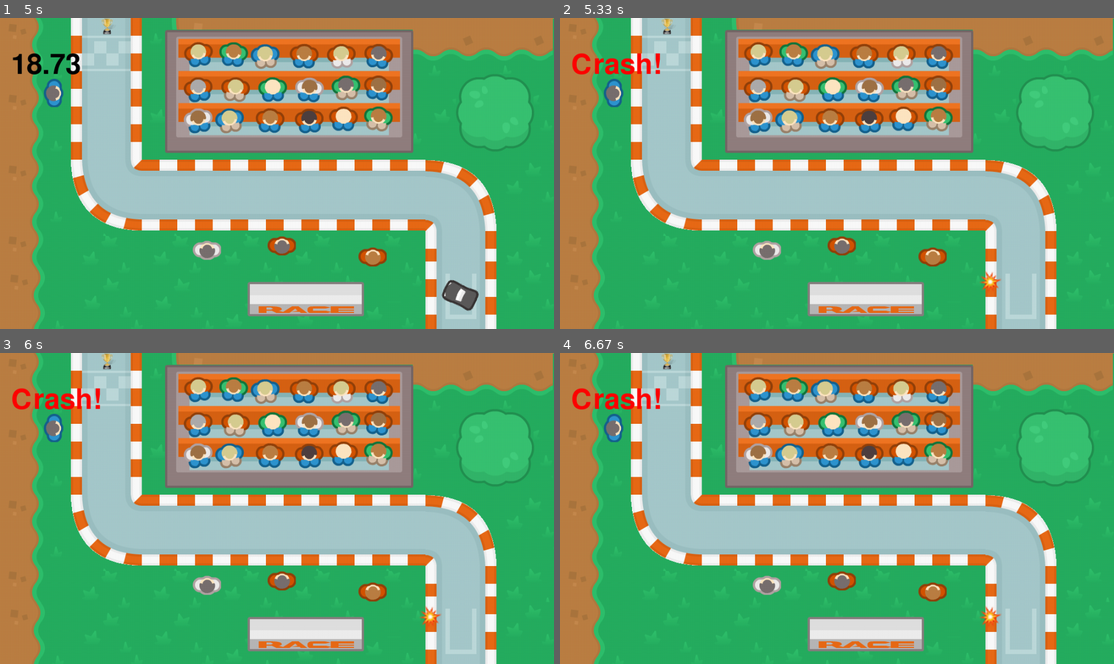
Above: before the commit, frames 1-4 (two rows, left to right).
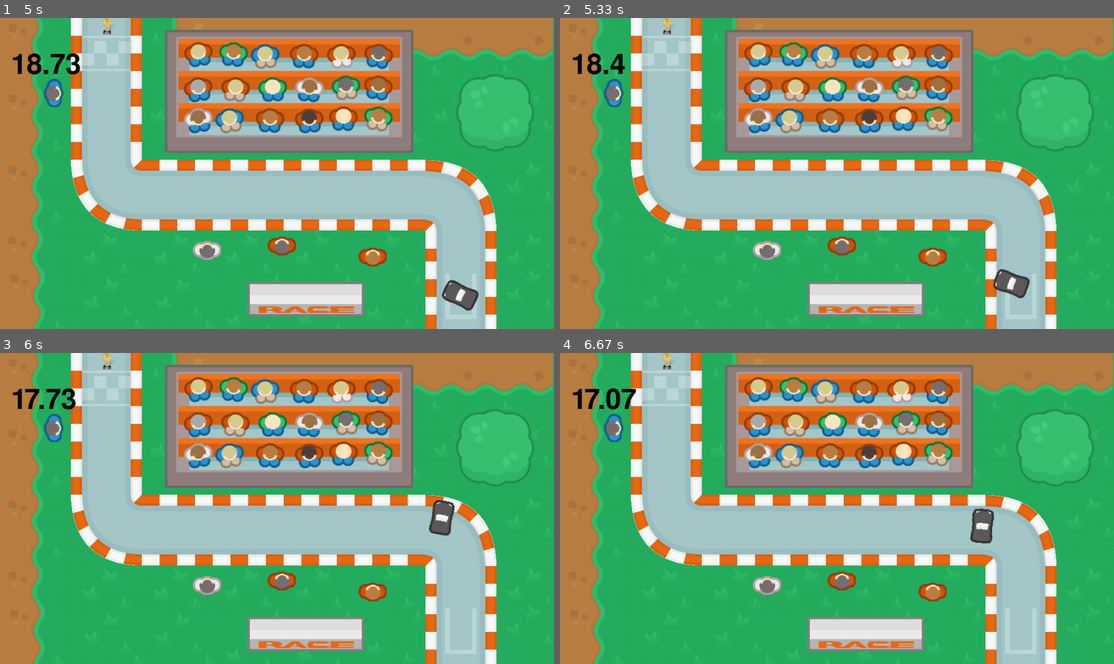
Above: after the commit, the same moments.

Repository: KWierchomska/Racing
Game: pygame game, started from menu.py
Same seed, same stepped clock (60 frames per second), same inputs: the game is played once before the commit and once after it.
Inputs:
- Up to frame 1 (5 s): tap Enter at 0.33 s; tap Space at 1.67 s; hold Left from 4.57 s (still down)
- Up to frame 2 (5.33 s): release Left at 5.03 s; hold Up from 5.07 s (still down)
- Up to frame 3 (6 s): release Up at 5.43 s; hold Right from 5.47 s (still down)
- Up to frame 4 (6.67 s): release Right at 6.1 s; hold Down 6.13-6.5 s; hold Left from 6.53 s (still down)

Frame 1 is identical in both runs. In frame 2, 1.2% of the frame differs, in the area x 2-85%, y 11-91%; in frame 3, 1.3%; in frame 4, 1.3%, in the area x 2-80%, y 11-88%.

Commit message:
level 1 updated

Diff:
--- a/level1.py
+++ b/level1.py
@@ -8,10 +8,7 @@
     # GAME CLOCK
     clock = pygame.time.Clock()
     font = pygame.font.Font(None, 75)
-    win_font = pygame.font.Font(None, 50)
     win_condition = None
-    win_text = font.render('You won!', True, (0, 0, 0))
-    loss_text = font.render('You lost!', True, (0, 0, 0))
     t0 = time.time()
 
 
@@ -40,6 +37,27 @@
             rad = self.direction * math.pi / 180
             x += -self.speed * math.sin(rad)
             y += -self.speed * math.cos(rad)
+            #BOUNCE FROM BAND
+            if y <= 280 and x >= 270:
+                self.speed -= 2
+                y += 40
+            if x >= 880 and y >= 280:
+                self.speed -= 2
+                x -= 40
+            if x <= 800 and y >= 400:
+                self.speed -= 2
+                x += 40
+            if 130 <= x <= 800 and y >= 350:
+                self.speed -= 2
+                y -= 40
+            if x <= 130 and y <= 280:
+                self.speed -= 2
+                x += 40
+            if x >= 250 and y <= 280:
+                self.speed -= 2
+                x -= 40
+            if y >= 562:
+                y = 555
             self.position = (x, y)
             self.image = pygame.transform.rotate(self.src_image, self.direction)
             self.rect = self.image.get_rect()
@@ -81,6 +99,8 @@
     # THE GAME LOOP
     while True:
         # USER INPUT
+        img = pygame.image.load("images/level1.png")
+        screen.blit(img, (0, 0))
         t1 = time.time()
         dt = t1 - t0
         deltat = clock.tick(30)
@@ -112,35 +132,28 @@
             timer_text = font.render(str(seconds), True, (0, 0, 0))
             if seconds <= 0:
                 win_condition = False
-                timer_text = font.render("Time is up!", True, (255, 0, 0))
-                loss_text = font.render('Press Space to Retry', True, (0, 0, 0)) #not working
-                screen.fill((0, 0, 0))
-                screen.blit(loss_text, (500 - loss_text.get_width() // 2, 281 - loss_text.get_height() // 2))
+                timer_text = font.render("Time is up, press space to retry!", True, (0, 0, 0))
 
         # RENDERING
-        img = pygame.image.load("images/level1.png")
-        screen.blit(img, (0, 0))
         car_group.update(deltat)
-        collisions = pygame.sprite.groupcollide(car_group, walls_group, False, False, collided=None)
+        '''collisions = pygame.sprite.groupcollide(car_group, walls_group, False, False, collided=None)
         if collisions != {}:
             win_condition = False
-            timer_text = font.render("Crash!", True, (255, 0, 0))
+            timer_text = font.render("Crash! Press space to retry", True, (0, 0, 0))
             car.image = pygame.image.load('images/collision.png')
-            loss_text = font.render('Press Space to Retry', True, (255, 0, 0))
             seconds = 0
             car.MAX_FORWARD_SPEED = 0
             car.MAX_REVERSE_SPEED = 0
             car.k_right = 0
-            car.k_left = 0
+            car.k_left = 0'''
 
         trophy_collision = pygame.sprite.groupcollide(car_group, trophy_group, False, True)
         if trophy_collision != {}:
             seconds = seconds
-            timer_text = font.render("Finished!", True, (0, 255, 0))
+            timer_text = font.render("Finished! Press Space to advance", True, (0, 0, 0))
             win_condition = True
             car.MAX_FORWARD_SPEED = 0
             car.MAX_REVERSE_SPEED = 0
-            win_text = win_font.render('Press Space to Advance', True, (0, 255, 0))
             if win_condition == True:
                 car.k_right = -5
 
@@ -150,6 +163,4 @@
         trophy_group.draw(screen)
         # Counter Render
         screen.blit(timer_text, (20, 60))
-        screen.blit(win_text, (250, 700))
-        screen.blit(loss_text, (250, 700))
         pygame.display.flip()
--- a/menu.py
+++ b/menu.py
@@ -1,13 +1,11 @@
 import pygame, math, sys, level1, level1_2, time
 from pygame.locals import *
-
 
 pygame.init()
 screen = pygame.display.set_mode((1000, 562))
 pygame.display.set_caption('Racing')
 font = pygame.font.Font(None, 75)
 text = font.render('Get ready for level 1', True, (255,255,255))
-text2 = font.render('Get ready to level 1 for two players', True, (255,255,255))
 while True:
     screen.fill((0,0,0))
     img = pygame.image.load("images/menu.png")
@@ -20,12 +18,6 @@
                     pygame.display.update()
                     pygame.time.delay(2000)
                     level1.level1()
-                if event.key == K_TAB:
-                    screen.fill((0, 0, 0))
-                    screen.blit(text2, (500 - text2.get_width() // 2, 281 - text2.get_height() // 2))
-                    pygame.display.update()
-                    pygame.time.delay(2000)
-                    level1_2.level1()
                 if event.key == K_ESCAPE:
                     sys.exit(0)
     pygame.display.flip()
